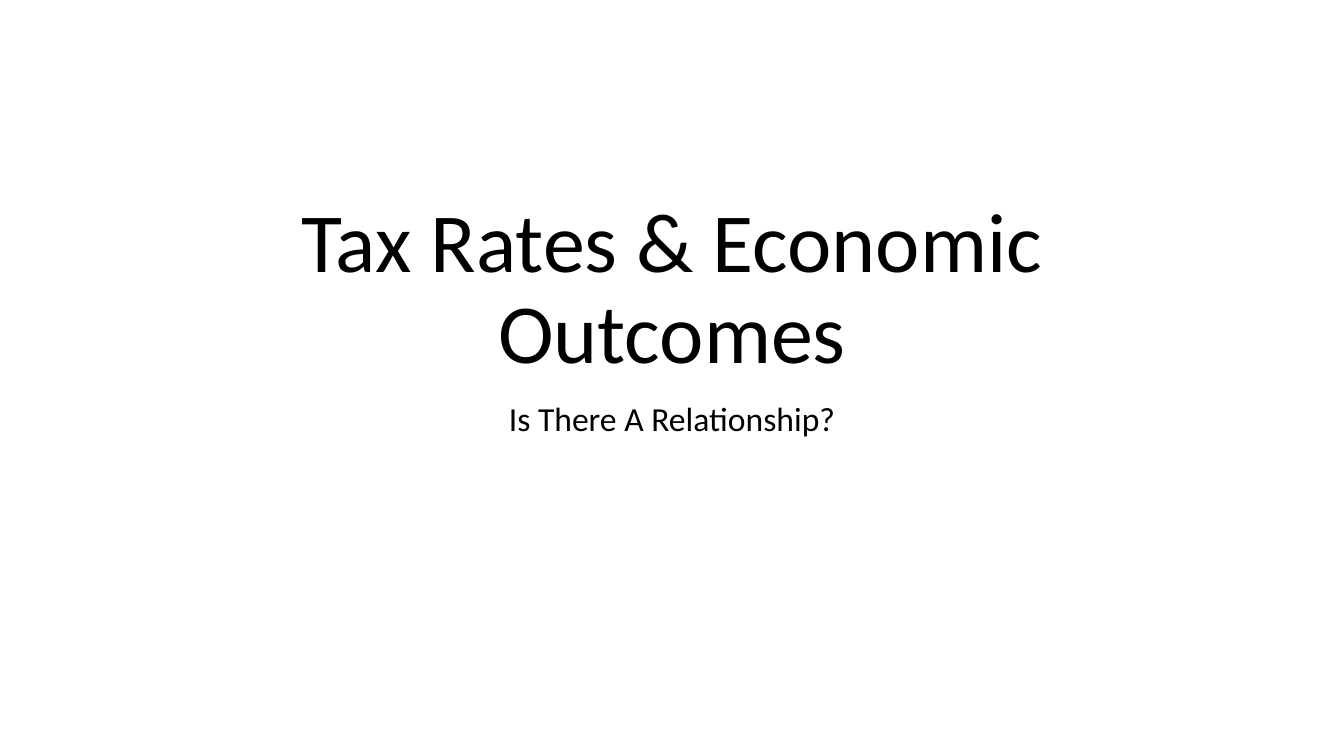
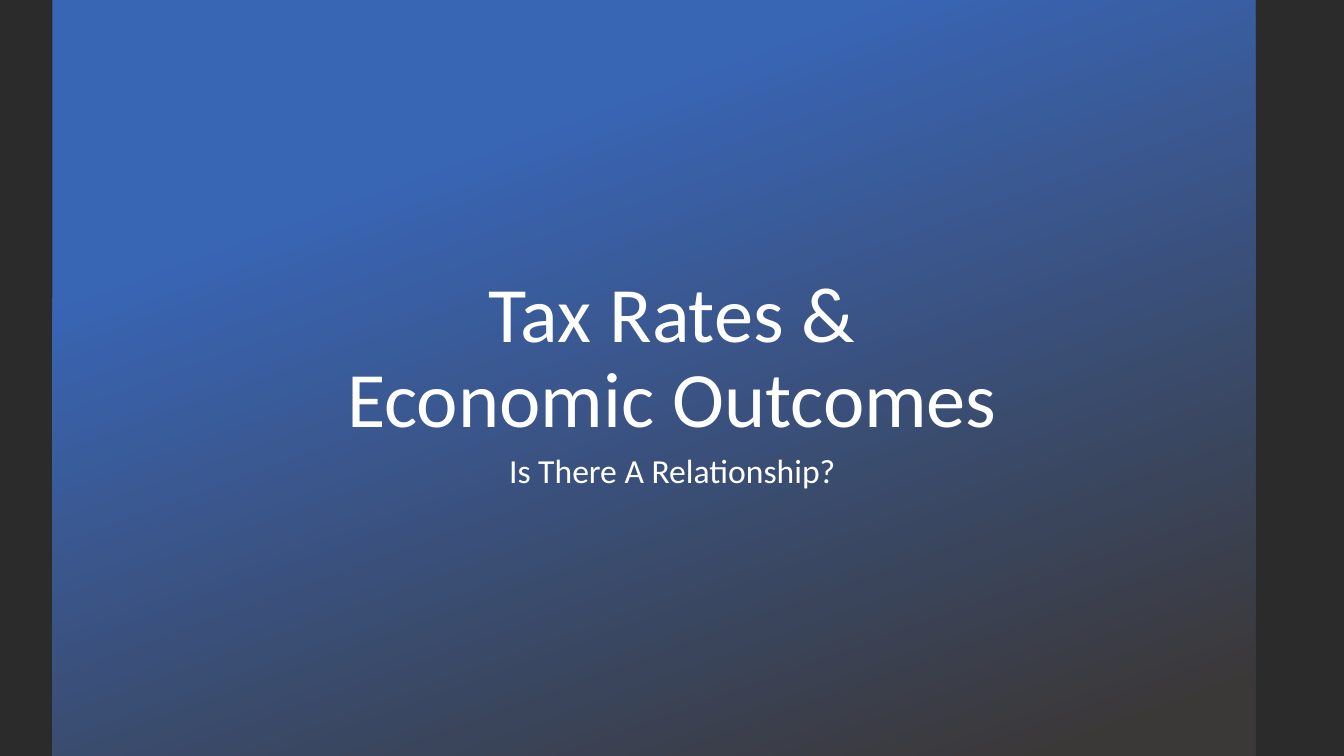
Before and after one commit to dougtheeconomist/Taxes-Maketh-The-Economy-, a slide deck: slide 1 of study_presentation.pptx. Drawn at 1344x756 pixels with LibreOffice and Linux fonts; fonts in the diff are those of the drawing; background and template pictures are left out; a plain dark background stands for a picture behind light text. Boxes give left, top, right and bottom in pixels: in the first picture for what was removed or moved away, otherwise in the second. Text is boxed around its words. In the diff, an @@ line names an element or a change of style, - is before the commit and + after.

```diff
--- a/study_presentation.pptx
+++ b/study_presentation.pptx
@@ background #FFFFFF to picture (left out) @@
@@ rectangle added at [52, 0, 1255, 756], fill gradient #3965B5 to #3B3838 @@
@@ title "Tax Rates & Economic Outcomes": place and size @@
-title "Tax Rates & Economic Outcomes" at [302, 214, 1042, 364]
+title "Tax Rates & Economic Outcomes" at [347, 291, 996, 428]
@@ title "Tax Rates & Economic Outcomes" at [347, 291, 996, 428]: size 60 to 56 pt, text colour #000000 to #FFFFFF @@
@@ subtitle "Is There A Relationship?": place and size @@
-subtitle "Is There A Relationship?" at [509, 407, 835, 437]
+subtitle "Is There A Relationship?" at [509, 459, 836, 489]
@@ subtitle "Is There A Relationship?" at [509, 459, 836, 489]: text colour #000000 to #FFFFFF @@
```
Also in this commit, not shown: 2 other slides changed, 2 slides added, 2 slides removed.
